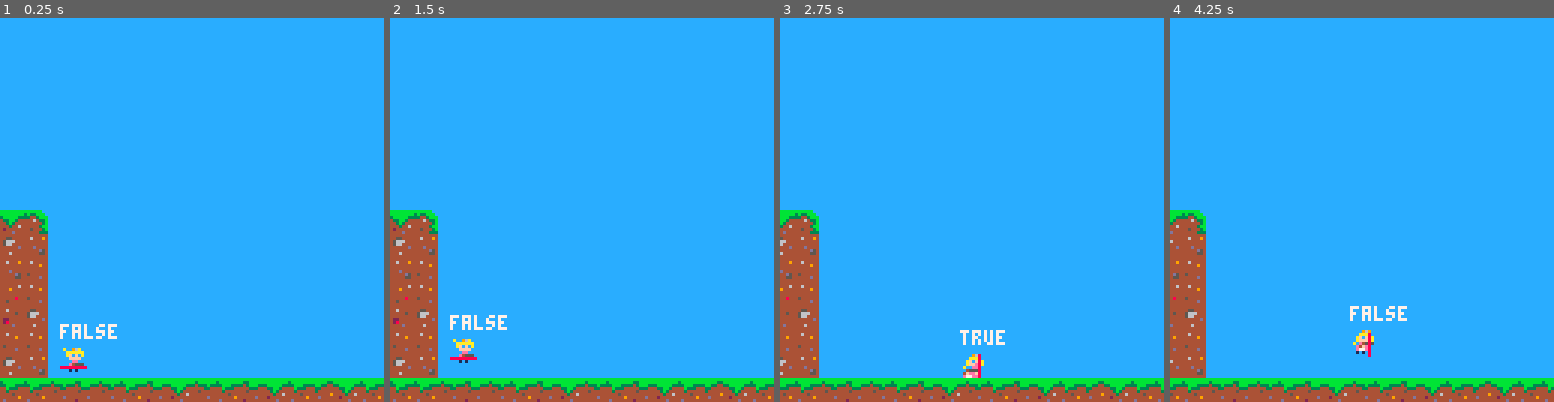
Above: before the commit, frames 1-4 (left to right).
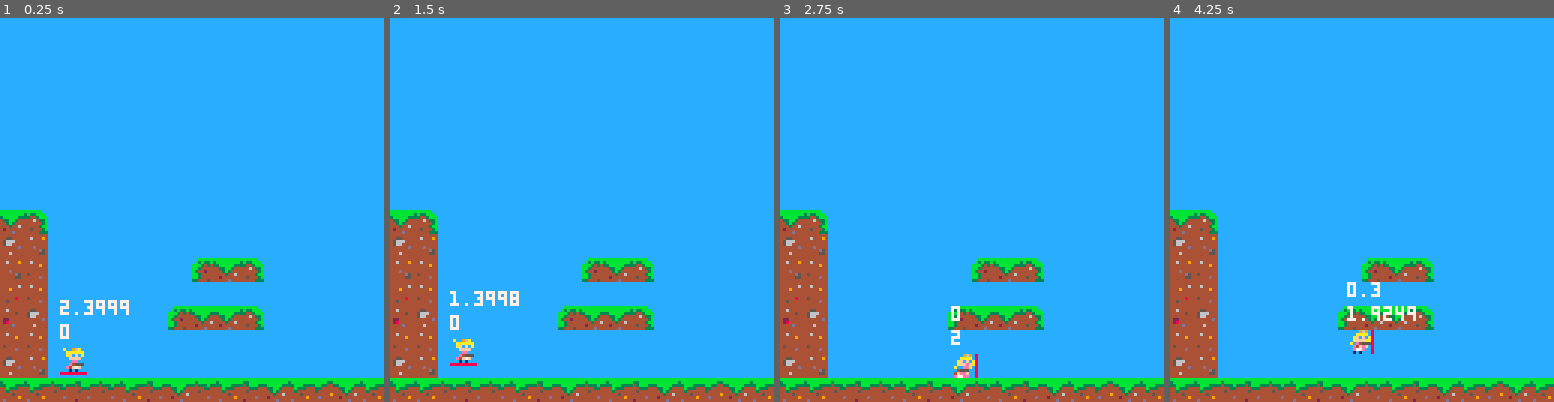
Above: after the commit, the same moments.

Repository: Sreaz0ne/shotgun-princess
Game: PICO-8 cartridge shotgun_princess.p8
Same seed, same stepped clock (60 frames per second), same inputs: the game is played once before the commit and once after it.
Inputs:
- Up to frame 1 (0.25 s): no input
- Up to frame 2 (1.5 s): tap X (X key) at 0.33, 1.07 s; tap O (Z key) at 0.7 s
- Up to frame 3 (2.75 s): hold Right 1.6-2.1 s; tap O (Z key) at 1.7, 2.1, 2.5 s; tap X (X key) at 1.85 s; hold Up 2.15-2.42 s; hold Right from 2.47 s (still down)
- Up to frame 4 (4.25 s): tap O (Z key) every 0.4 s from 2.9 to 4.1 s; tap X (X key) at 2.97, 4.08 s; release Right at 3.03 s; hold Left 3.08-3.58 s; hold Down 3.63-3.97 s; hold Right from 4.02 s (still down)

The runs differ from the first frame. In frame 1, 3.4% of the frame differs, in the area x 15-69%, y 62-93%; in frame 2, 3.4%; in frame 3, 7.5%, in the area x 0-100%, y 50-100%; in frame 4, 7.4%.

Commit message:
Improve map collide

Diff:
--- a/shotgun_princess.p8
+++ b/shotgun_princess.p8
@@ -33,7 +33,8 @@
 function _draw()
 	cls(12)
 	map(0,0)
-	print(plyr.landed,plyr.x,plyr.y-8,7)
+	print(plyr.dy,plyr.x,plyr.y-16,7)
+	print(plyr.dx,plyr.x,plyr.y-8,7)
 	spr(plyr.sp,plyr.x,plyr.y,1,1,plyr.flip_x)
 	rect(plyr.hitbox.x1,plyr.hitbox.y1,plyr.hitbox.x2,plyr.hitbox.y2,8)
 end
@@ -41,13 +42,35 @@
 --functions
 
 function collide_map(obj,aim,flag)
-	--obj = table needs x,y,w,h
+	--obj = table needs x,y,w,h,dy,dx
+	--aim = left,right,up,down
+
+	local hitbox=get_pos_hitbox_map(obj,aim)
+
+	if fget(mget(hitbox.x1,hitbox.y1), flag)
+	or fget(mget(hitbox.x1,hitbox.y2), flag)
+	or fget(mget(hitbox.x2,hitbox.y1), flag)
+	or fget(mget(hitbox.x2,hitbox.y2), flag) then
+		return true
+	else
+		return false
+	end
+end
+
+function limit_speed(speed,maximum)
+	return mid(-maximum,speed,maximum)
+end
+
+function get_pos_hitbox_map(obj,aim)
+	--obj = table needs x,y,w,h,dy,dx
 	--aim = left,right,up,down
 
 	local x=obj.x
 	local y=obj.y
 	local w=obj.w
 	local h=obj.h
+	local dx=obj.dx
+	local dy=obj.dy
 
 	local x1=0
 	local x2=0
@@ -55,25 +78,25 @@
 	local y2=0
 
 	if aim=="left" then
-		x1=x-1
+		x1=x+dx
 		y1=y
-		x2=x-1
+		x2=x+dx
 		y2=y+h-1
 	elseif aim=="right" then
-		x1=x+w
+		x1=x+w+dx
 		y1=y
-		x2=x+w
+		x2=x+w+dx
 		y2=y+h-1
 	elseif aim=="up" then
 		x1=x
-		y1=y-1
+		y1=y-1+dy
 		x2=x+w-1
-		y2=y-1
+		y2=y-1+dy
 	elseif aim=="down" then
 		x1=x
-		y1=y+h
+		y1=y+h+dy
 		x2=x+w
-		y2=y+h
+		y2=y+h+dy
 	end
 
 	obj.hitbox.x1=x1
@@ -87,18 +110,14 @@
 	y1/=8
 	y2/=8
 
-	if fget(mget(x1,y1), flag)
-	or fget(mget(x1,y2), flag)
-	or fget(mget(x2,y1), flag)
-	or fget(mget(x2,y2), flag) then
-		return true
-	else
-		return false
-	end
-end
-
-function limit_speed(speed,maximum)
-	return mid(-maximum,speed,maximum)
+	hitbox_pos= {
+		x1=flr(x1),
+		x2=flr(x2),
+		y1=flr(y1),
+		y2=flr(y2)
+	}
+
+	return hitbox_pos
 end
 -->8
 --state functions
@@ -120,7 +139,7 @@
 			acc=0.5,
 			min_boost=2,
 			cumulated_boost=0,
-			max_boost=4,
+			max_boost=5,
 			anim=0,
 			running=false,
 			jumping=false,
@@ -207,8 +226,9 @@
 		if collide_map(plyr,"down",0) then
 			plyr.landed=true
 			plyr.falling=false
+			local hitbox=get_pos_hitbox_map(plyr,"down")
 			plyr.dy=0
-			plyr.y-=((plyr.y+plyr.h+1)%8)-1
+			plyr.y=(hitbox.y2-1)*8
 		end
 		--check if we still pushing btn in air
 		if btn(❎)
@@ -220,7 +240,9 @@
 	elseif plyr.dy<0 then
 		plyr.jumping=true
 		if collide_map(plyr,"up",1) then
-			plyr.dy=0
+			local hitbox=get_pos_hitbox_map(plyr,"up")
+			plyr.y=(hitbox.y1+1)*8
+			plyr.dy=gravity
 		end
 	end
 
@@ -363,9 +385,9 @@
 0000000000000000000000000000000000000000000000000000000000000000000000000000000000000000000000000000000000000000000000000000000000000000000000000000000000000000000000000000000000000000000000000000000000000000000000000000000000000000000000000000000000000000
 4346000000000000000000000000000000000000000000000000000000000000000000000000000000000000000000000000000000000000000000000000000000000000000000000000000000000000000000000000000000000000000000000000000000000000000000000000000000000000000000000000000000000000
 5052000000000000000000000000000000000000000000000000000000000000000000000000000000000000000000000000000000000000000000000000000000000000000000000000000000000000000000000000000000000000000000000000000000000000000000000000000000000000000000000000000000000000
-5253000000000000000000000000000000000000000000000000000000000000000000000000000000000000000000000000000000000000000000000000000000000000000000000000000000000000000000000000000000000000000000000000000000000000000000000000000000000000000000000000000000000000
+5253000000000000454346000000000000000000000000000000000000000000000000000000000000000000000000000000000000000000000000000000000000000000000000000000000000000000000000000000000000000000000000000000000000000000000000000000000000000000000000000000000000000000
 5153000000000000000000000000000000000000000000000000000000000000000000000000000000000000000000000000000000000000000000000000000000000000000000000000000000000000000000000000000000000000000000000000000000000000000000000000000000000000000000000000000000000000
-5450000000000000000000000000000000000000000000000000000000000000000000000000000000000000000000000000000000000000000000000000000000000000000000000000000000000000000000000000000000000000000000000000000000000000000000000000000000000000000000000000000000000000
+5450000000000045434346000000000000000000000000000000000000000000000000000000000000000000000000000000000000000000000000000000000000000000000000000000000000000000000000000000000000000000000000000000000000000000000000000000000000000000000000000000000000000000
 5353000000000000000000000000000000000000000000000000000000000000000000000000000000000000000000000000000000000000000000000000000000000000000000000000000000000000000000000000000000000000000000000000000000000000000000000000000000000000000000000000000000000000
 5052000000000000000000000000000000000000000000000000000000000000000000000000000000000000000000000000000000000000000000000000000000000000000000000000000000000000000000000000000000000000000000000000000000000000000000000000000000000000000000000000000000000000
 4040444144404143444041434042434040404240434043414040414043404040000000000000000000000000000000000000000000000000000000000000000000000000000000000000000000000000000000000000000000000000000000000000000000000000000000000000000000000000000000000000000000000000
